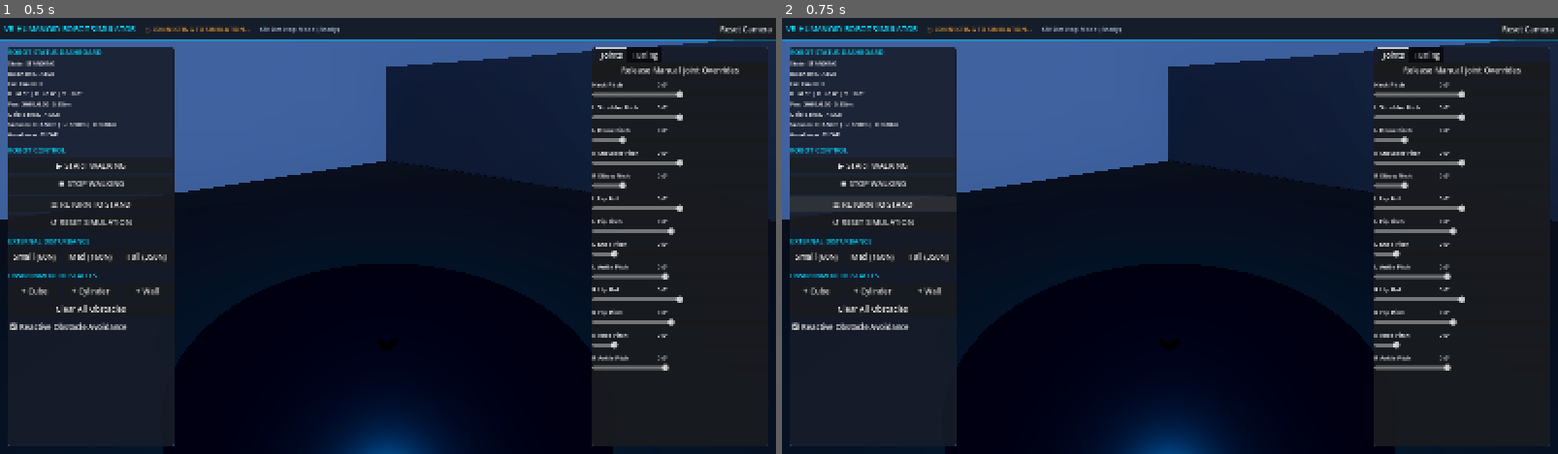
Above: before the commit, frames 1-2 (left to right).
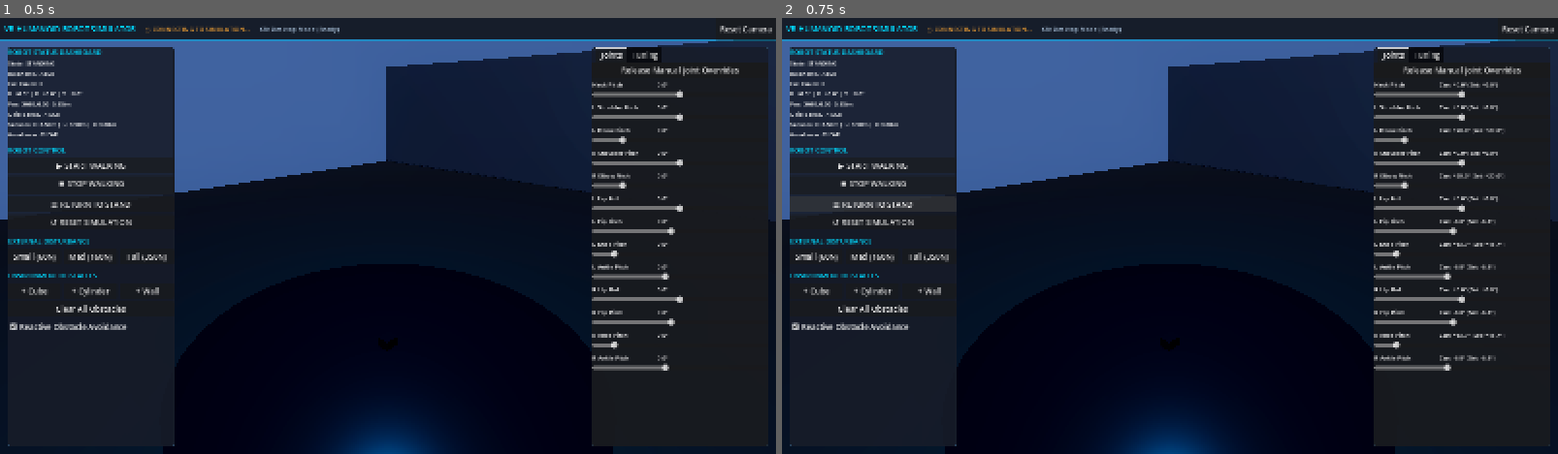
Above: after the commit, the same moments.

Repository: aryangadhe/ARVR-ese
Game: Godot game, scene res://scenes/main.tscn
The game is run twice, just before and just after one commit, with the same random seed, the same clock (stepped at 60 frames per second) and the same inputs.
Inputs:
- Up to frame 1 (0.5 s): no input
- Up to frame 2 (0.75 s): click "⚖ RETURN TO STAND" at 0.5 s

Frame 1 is identical in both runs. In frame 2, 0.7% of the frame differs, in the area x 84-93%, y 14-79%.

Commit message:
Resolve walking stability, TCP packet parsing, and joint override bugs: eliminate integral windup, add active stance ankle pitch ground restoration, fix IMU phase lag, and handle empty packets cleanly

Diff:
--- a/godot/scripts/ui_controller.gd
+++ b/godot/scripts/ui_controller.gd
@@ -67,10 +67,19 @@
 		network_client.disconnected_from_server.connect(_on_network_disconnected)
 		network_client.telemetry_received.connect(_on_telemetry_received)
 
-	_bind_button("BtnWalk", func(): network_client.send_command("walk"))
+	_bind_button("BtnWalk", func():
+		_reset_sliders_to_defaults()
+		network_client.send_command("walk")
+	)
 	_bind_button("BtnStop", func(): network_client.send_command("stop"))
-	_bind_button("BtnStand", func(): network_client.send_command("stand"))
-	_bind_button("BtnReset", func(): network_client.send_command("reset"))
+	_bind_button("BtnStand", func():
+		_reset_sliders_to_defaults()
+		network_client.send_command("stand")
+	)
+	_bind_button("BtnReset", func():
+		_reset_sliders_to_defaults()
+		network_client.send_command("reset")
+	)
 
 	_bind_button("BtnSmallPush", func(): network_client.send_push(60.0, "forward", 0.15))
 	_bind_button("BtnMedPush", func(): network_client.send_push(160.0, "forward", 0.15))
@@ -95,9 +104,21 @@
 	)
 
 	_bind_button("BtnResetAllJoints", func():
+		_reset_sliders_to_defaults()
 		if network_client:
 			network_client.clear_all_joints()
 	)
+
+func _reset_sliders_to_defaults() -> void:
+	updating_from_telemetry = true
+	for j_name in JOINT_DEFS:
+		if j_name in joint_ui_map:
+			var sld: HSlider = joint_ui_map[j_name]["slider"]
+			var val_lbl: Label = joint_ui_map[j_name]["val_lbl"]
+			var def_val = JOINT_DEFS[j_name]["default"]
+			sld.value = def_val
+			val_lbl.text = "Cur: %+.1f° (Set: %+.1f°)" % [def_val, def_val]
+	updating_from_telemetry = false
 
 func _bind_button(node_name: String, callback: Callable) -> void:
 	var btn: Button = find_child(node_name, true, false) as Button
